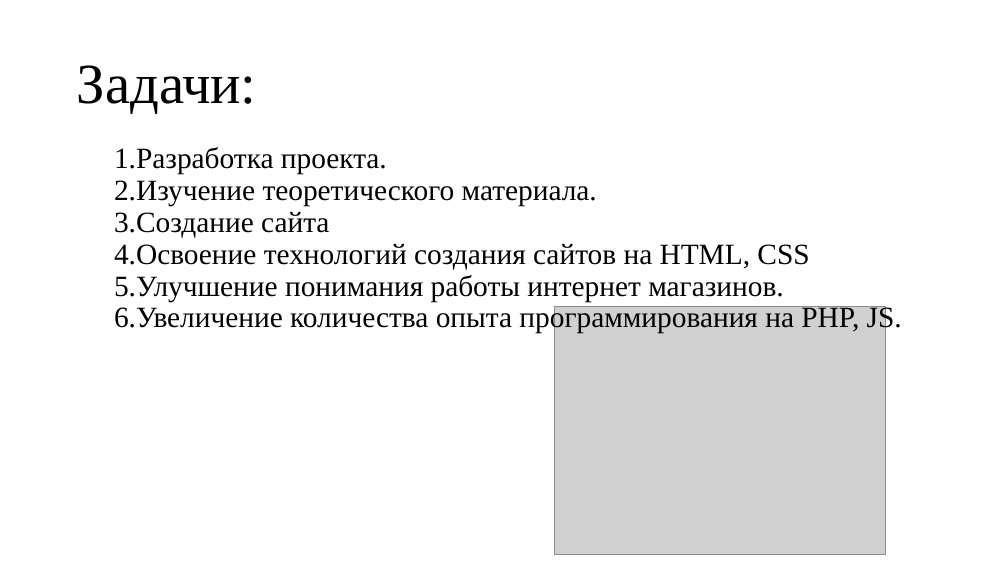
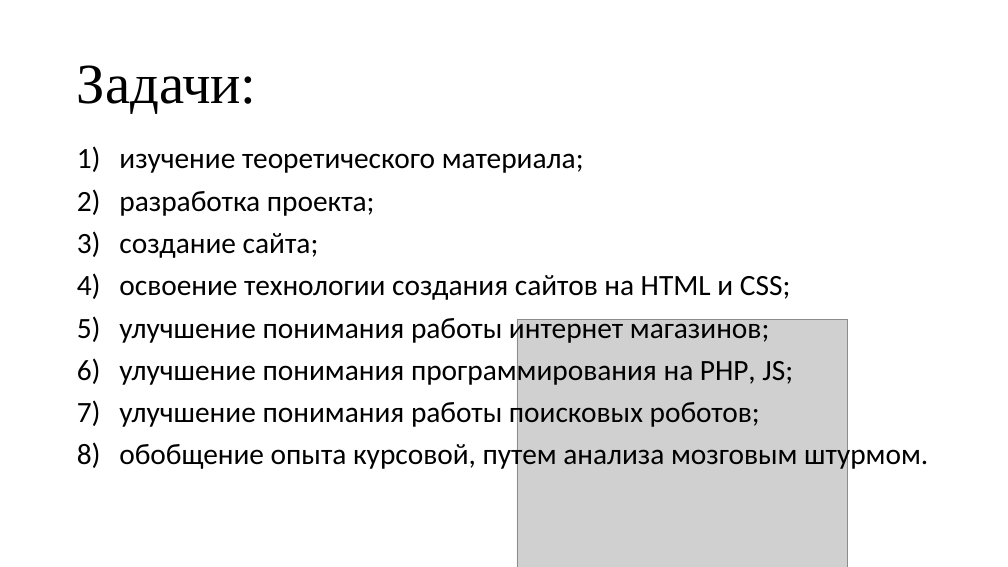
Before and after one commit to dimamatrusmat/JavaName, a slide deck: slide 3 of IToUp/Курсовая.pptx. Drawn at 1008x567 pixels with LibreOffice and Linux fonts; fonts in the diff are those of the drawing; grey boxes stand for pictures. Boxes give left, top, right and bottom in pixels: in the first picture for what was removed or moved away, otherwise in the second. Text is boxed around its words. In the diff, an @@ line names an element or a change of style, - is before the commit and + after.

```diff
--- a/IToUp/Курсовая.pptx
+++ b/IToUp/Курсовая.pptx
@@ text at <box>119,153,928,472</box>: text changed; font Times New Roman to Calibri @@
-1. Разработка проекта.
-2. Изучение теоретического материала.
-3. Создание сайта
-4. Освоение технологий создания сайтов на HTML, CSS
-5. Улучшение понимания работы интернет магазинов.
-6. Увеличение количества опыта программирования на PHP, JS.
+1) изучение теоретического материала;
+2) разработка проекта;
+3) создание сайта;
+4) освоение технологии создания сайтов на HTML и CSS;
+5) улучшение понимания работы интернет магазинов;
+6) улучшение понимания программирования на PHP, JS;
+7) улучшение понимания работы поисковых роботов;
+8) обобщение опыта курсовой, путем анализа мозговым штурмом.
@@ picture: place and size @@
-picture at <box>554,307,885,555</box>
+picture at <box>517,320,848,567</box>
```
Also in this commit, not shown: 2 other slides changed, 6 other files.
